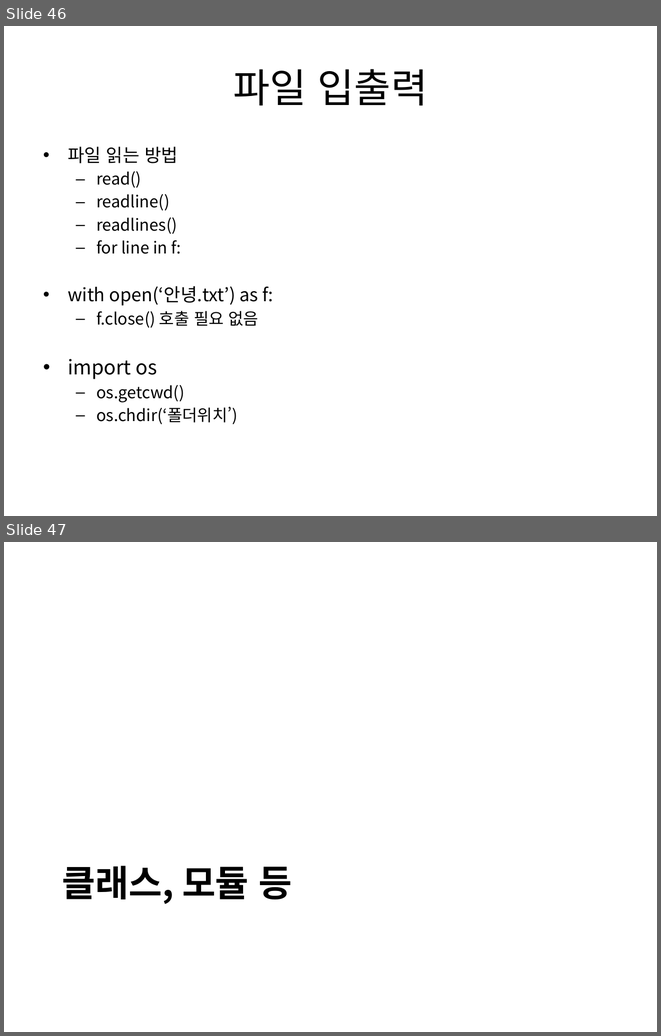
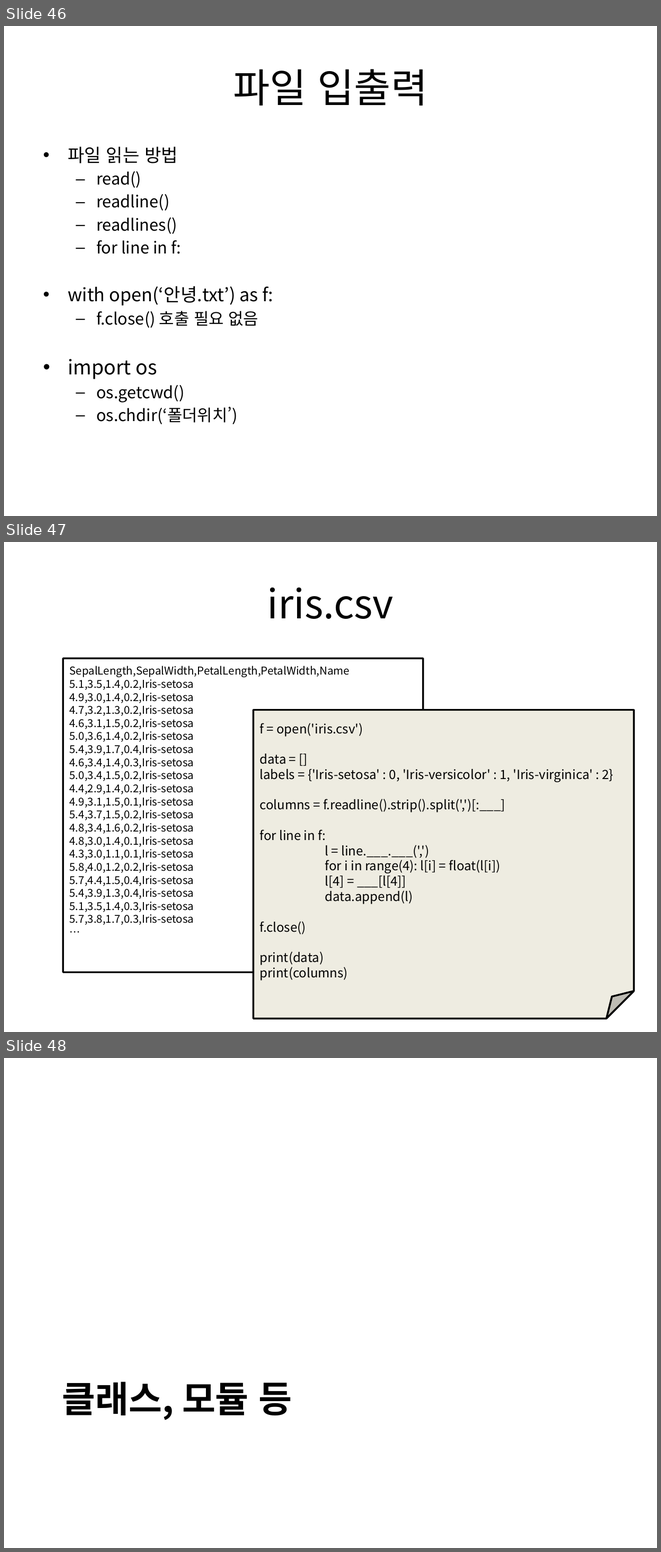
Before and after one commit to gubosd/lecture5, a slide deck: (2019.01.28) 파이썬 이해.pptx. Shown one above the other, each under a label of ours: slides 46 and 47 before the commit, slides 46, 47 and 48 after it. The pictures are 661x1036 and 661x1552 pixels, drawn with LibreOffice and Linux fonts; fonts in the diff are those of the drawing. Boxes give left, top, right and bottom in pixels: in the first picture for what was removed or moved away, otherwise in the second. Text is boxed around its words. In the diff, an @@ line names an element or a change of style, - is before the commit and + after.

```diff
--- a/(2019.01.28) 파이썬 이해.pptx
+++ b/(2019.01.28) 파이썬 이해.pptx
@@ slide 47 added at [4, 542, 657, 1032], background #FFFFFF @@
@@ title added at [267, 587, 394, 619], 44 pt, text #000000 @@
+iris.csv
@@ folded corner added at [63, 658, 423, 972], fill #FFFFFF, outline #000000 2 pt, 12 pt, text #000000 @@
+SepalLength,SepalWidth,PetalLength,PetalWidth,Name
+5.1,3.5,1.4,0.2,Iris-setosa
+4.9,3.0,1.4,0.2,Iris-setosa
+4.7,3.2,1.3,0.2,Iris-setosa
+4.6,3.1,1.5,0.2,Iris-setosa
+5.0,3.6,1.4,0.2,Iris-setosa
+5.4,3.9,1.7,0.4,Iris-setosa
+4.6,3.4,1.4,0.3,Iris-setosa
+5.0,3.4,1.5,0.2,Iris-setosa
+4.4,2.9,1.4,0.2,Iris-setosa
+4.9,3.1,1.5,0.1,Iris-setosa
+5.4,3.7,1.5,0.2,Iris-setosa
+4.8,3.4,1.6,0.2,Iris-setosa
+4.8,3.0,1.4,0.1,Iris-setosa
+4.3,3.0,1.1,0.1,Iris-setosa
+5.8,4.0,1.2,0.2,Iris-setosa
+5.7,4.4,1.5,0.4,Iris-setosa
+5.4,3.9,1.3,0.4,Iris-setosa
+5.1,3.5,1.4,0.3,Iris-setosa
+5.7,3.8,1.7,0.3,Iris-setosa
+…
@@ folded corner added at [254, 710, 634, 1018], fill #EEECE1, outline #000000 2 pt, 14 pt, text #000000 @@
+f = open('iris.csv')
+data = []
+labels = {'Iris-setosa' : 0, 'Iris-versicolor' : 1, 'Iris-virginica' : 2}
+columns = f.readline().strip().split(',')[:___]
+for line in f:
+l = line.___.___(',')
+for i in range(4): l[i] = float(l[i])
+l[4] = ___[l[4]]
+data.append(l)
+f.close()
+print(data)
+print(columns)
@@ what was slide 47 is now slide 48 @@
```
Also in this commit, not shown: 2 other slides added, 1 slide removed, 1 other file.
